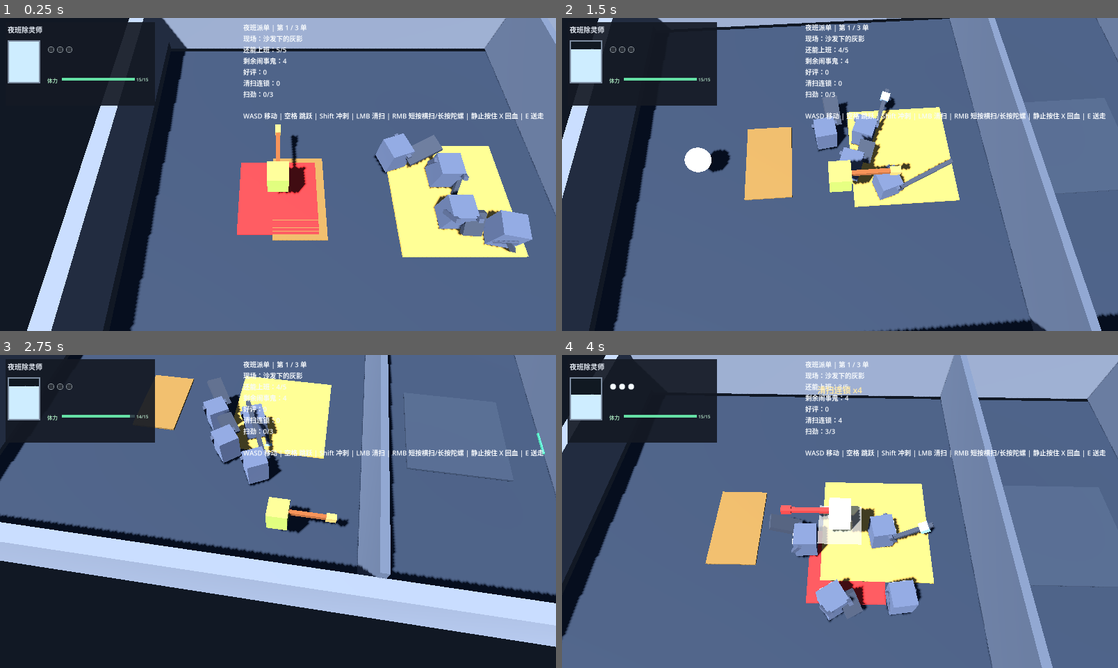
Above: before the commit, frames 1-4 (two rows, left to right).
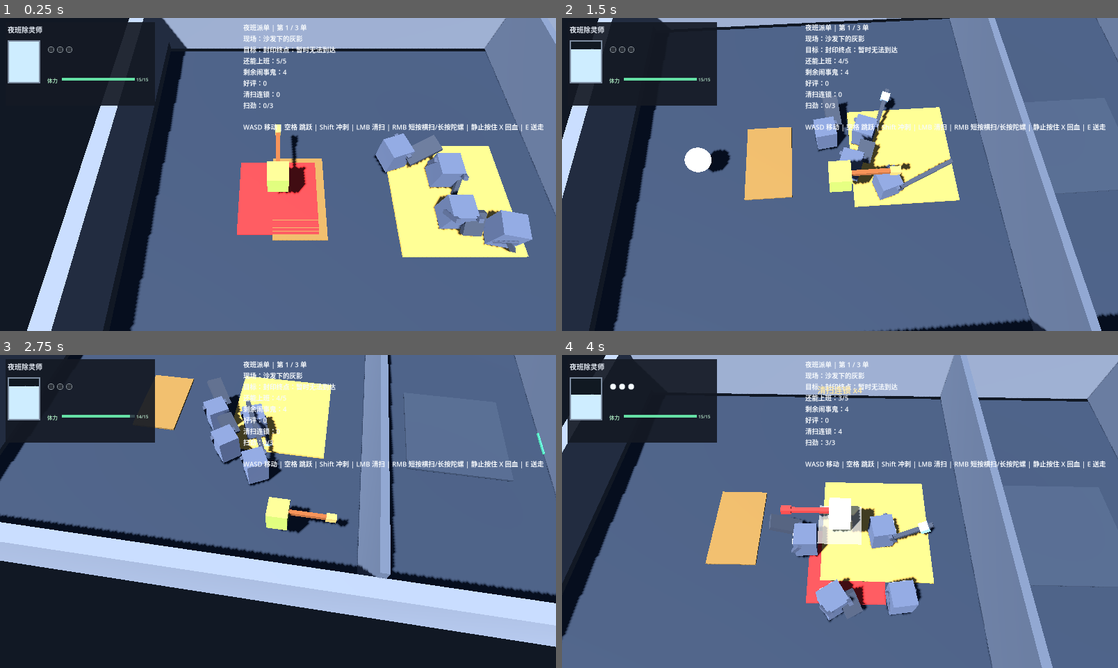
Above: after the commit, the same moments.

Repository: l754121012-afk/Ychuling
Game: Godot game, scene res://scenes/main/M2Route.tscn
The game is run twice, just before and just after one commit, with the same random seed, the same clock (stepped at 60 frames per second) and the same inputs.
Inputs (mouse positions are in pixels of both pictures, inside the frame that each line leads up to):
- Up to frame 1 (0.25 s): no input
- Up to frame 2 (1.5 s): tap Enter (confirm) at 0.5, 1.35 s; move the mouse to (962, 158) at 0.52 s; hold D (move_right) 0.53-1.28 s; click (962, 158) at 0.6 s; tap Space (jump) at 0.77 s; move the mouse to (728, 190) at 1.27 s; hold S (move_down) from 1.28 s (still down)
- Up to frame 3 (2.75 s): tap Space (jump) at 1.52 s; move the mouse to (333, 442) at 2.02 s; release S (move_down) at 2.03 s; hold D (move_right) from 2.03 s (still down); tap Shift (dash) at 2.1 s
- Up to frame 4 (4 s): move the mouse to (812, 574) at 2.77 s; release D (move_right) at 2.78 s; hold W (move_up) 2.78-3.53 s; tap X (heal) at 2.85 s; click (812, 574) at 2.92 s; tap Space (jump) at 3.02, 3.77 s; move the mouse to (1006, 558) at 3.52 s; hold A (move_left) from 3.53 s (still down); tap E (interact) at 3.6 s

The runs differ from the first frame. In frame 1, 1.9% of the frame differs, in the area x 43-98%, y 9-37%; in frame 2, 1.9%; in frame 3, 1.8%; in frame 4, 1.9%.

Commit message:
feat(v2): playable sealed endpoint loop after boss

Diff:
--- a/project/scripts/main/M2RouteLab.gd
+++ b/project/scripts/main/M2RouteLab.gd
@@ -3,6 +3,7 @@
 const PlayerScript := preload("res://scripts/player/PlayerController.gd")
 const GhostScript := preload("res://scripts/actors/TestGhost.gd")
 const LiquidBarScript := preload("res://scripts/ui/LiquidHealthBar.gd")
+const GateScript := preload("res://scripts/v2/V2AbilityGate.gd")
 
 const CAMERA_HEIGHT := 10.5
 const CAMERA_BACK := 5.0
@@ -63,6 +64,9 @@
 var _gate_visuals: Array[MeshInstance3D] = []
 var _final_started := false
 var _shift_done := false
+var _boss_key_granted := false
+var _seal_gate
+var _target_marker: MeshInstance3D
 
 
 func _ready() -> void:
@@ -71,6 +75,7 @@
 	_build_case_pads()
 	_build_rest_markers()
 	_build_route_gates()
+	_build_v2_seal_end()
 	_build_player()
 	_build_camera()
 	_build_hud()
@@ -84,6 +89,8 @@
 	var blend := 1.0 - exp(-6.5 * delta)
 	_camera.global_position = _camera.global_position.lerp(camera_target, blend)
 	_camera.look_at(_player.global_position + Vector3.UP, Vector3.UP)
+	if _boss_key_granted and not _shift_done and _player.global_position.x > 17.0:
+		_finish_shift()
 
 
 func _on_ghost_sent(ghost: TestGhost) -> void:
@@ -94,7 +101,7 @@
 	if _remaining_ghosts == 0 and not _final_started:
 		_complete_current_case()
 	elif _remaining_ghosts == 0 and _final_started and not _shift_done:
-		_finish_shift()
+		_boss_cleared()
 	else:
 		_update_hud()
 
@@ -171,6 +178,28 @@
 	_set_pad_color(2, Color("#6fce8f"))
 	_show_event("今晚收工：五星结业，事务所传来新订单预告")
 	_update_hud()
+
+
+func _boss_cleared() -> void:
+	if _boss_key_granted:
+		return
+	_boss_key_granted = true
+	if is_instance_valid(_seal_gate):
+		_seal_gate.try_open({}, true)
+	_show_event("封印钥匙到手：封印终点已打开，走过去确认收工")
+	_update_hud()
+
+
+func _build_v2_seal_end() -> void:
+	_seal_gate = GateScript.new()
+	_seal_gate.set("gate_id", "seal_door")
+	_seal_gate.set("required_boss", "seal_boss")
+	_seal_gate.position = Vector3(15.4, 0.0, 0.0)
+	add_child(_seal_gate)
+
+	_target_marker = PlaceholderKit.box("art_key_v2_seal_target", Color("#f2d77a"), Vector3(1.2, 4.0, 1.2))
+	_target_marker.position = Vector3(18.2, 2.0, 0.0)
+	add_child(_target_marker)
 
 
 func _build_environment() -> void:
@@ -335,9 +364,13 @@
 		var data: Dictionary = CASES[_case_index]
 		case_text = data.title
 		stage_text = "%d / %d" % [_case_index + 1, CASES.size()]
-	_hud_label.text = "夜班派单 | 第 %s 单\n现场：%s\n还能上班：%d/%d\n剩余闹事鬼：%d\n好评：%d\n清扫连锁：%d\n扫劲：%d/%d\n\nWASD 移动 | 空格 跳跃 | Shift 冲刺 | LMB 清扫 | RMB 短按横扫/长按陀螺 | 静止按住 X 回血 | E 送走" % [
+	var objective_text := "封印终点：暂时无法到达"
+	if _boss_key_granted:
+		objective_text = "封印终点：已打开，前往确认"
+	_hud_label.text = "夜班派单 | 第 %s 单\n现场：%s\n目标：%s\n还能上班：%d/%d\n剩余闹事鬼：%d\n好评：%d\n清扫连锁：%d\n扫劲：%d/%d\n\nWASD 移动 | 空格 跳跃 | Shift 冲刺 | LMB 清扫 | RMB 短按横扫/长按陀螺 | 静止按住 X 回血 | E 送走" % [
 		stage_text,
 		case_text,
+		objective_text,
 		_player_health,
 		5,
 		_remaining_ghosts,
--- a/project/tests/m2_progression_smoke.gd
+++ b/project/tests/m2_progression_smoke.gd
@@ -31,5 +31,11 @@
 		for _frame in range(2):
 			await process_frame
 
+	if not route.get("_shift_done") and route.get("_boss_key_granted"):
+		var player := get_first_node_in_group("player")
+		player.global_position = Vector3(18.0, 0.9, 0.0)
+		for _frame in range(10):
+			await process_frame
+
 	print("PROGRESSION shift_done=%s reviews=%s steps=%s" % [route.get("_shift_done"), route.get("_review_count"), steps])
 	quit(0 if route.get("_shift_done") and int(route.get("_review_count")) >= 4 else 1)
